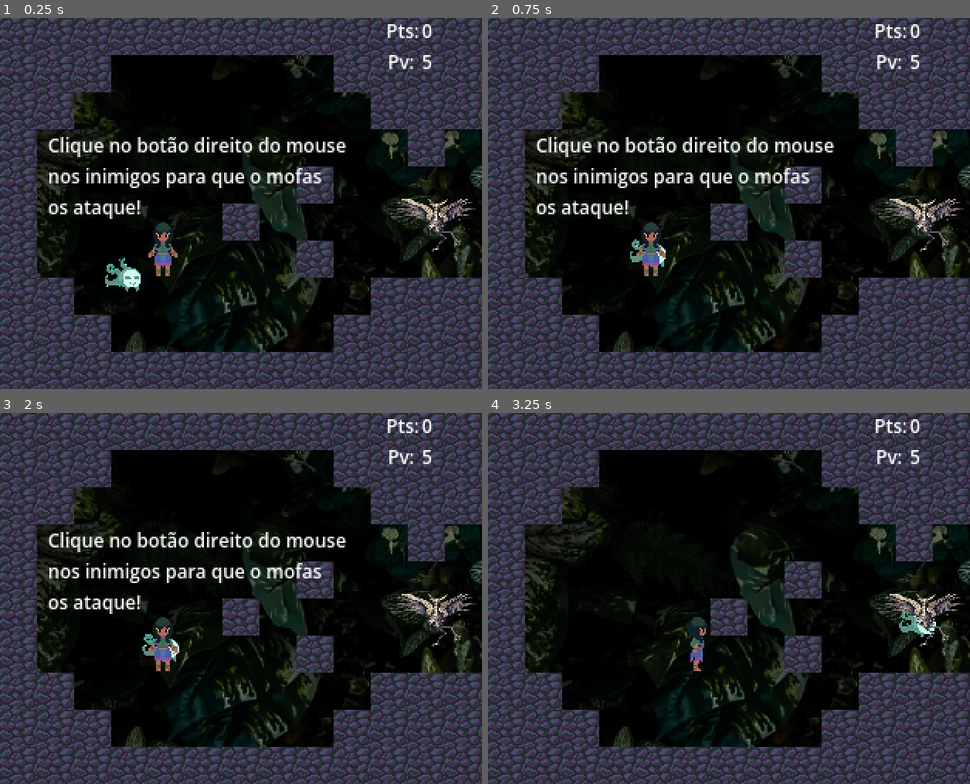
Above: before the commit, frames 1-4 (two rows, left to right).
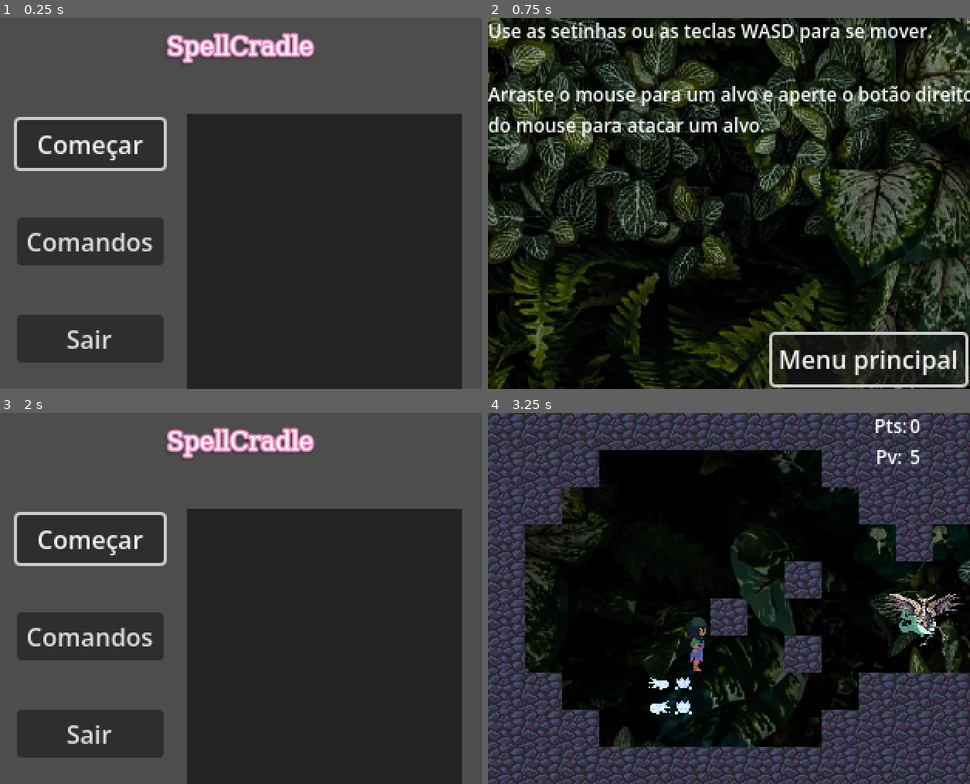
Above: after the commit, the same moments.

Repository: uRodolfo/FloripaWitches
Game: Godot game, scene res://Scenes/Menu.tscn
Two runs of this game, one before a commit and one after it. Both use one fixed random seed, a clock stepped at 60 frames per second and the inputs below. Before the commit the project starts from res://Scenes/main.tscn. The engine's default icon, where the game draws it, is replaced by a stand-in: a white triangle on a blue panel in a dark square.
Inputs (mouse positions are in pixels of both pictures, inside the frame that each line leads up to):
- Up to frame 1 (0.25 s): no input
- Up to frame 2 (0.75 s): click (579, 240) at 0.5 s, where only the run after the commit has a clickable "Comandos"
- Up to frame 3 (2 s): click (380, 754) at 1.25 s, where only the run after the commit has a clickable "Menu principal"
- Up to frame 4 (3.25 s): click (579, 539) at 2 s, where only the run after the commit has a clickable "Começar"; move the mouse to (926, 620) at 2.77 s; hold D (right) from 2.78 s (still down); hold Right mouse button (AttackMofas) from 2.78 s (still down); click (926, 620) at 2.92 s

The runs differ from the first frame. In frame 1, 80% of the frame differs, in the area x 0-100%, y 0-100%; in frame 2, 69%; in frame 3, 80%; in frame 4, 0.3%.

Commit message:
Menu principal e tela de comandos adicionada

Diff:
--- /dev/null
+++ b/Scenes/Menu.tscn
@@ -0,0 +1,78 @@
+[gd_scene format=3 uid="uid://c0ts1s8yu8dcc"]
+
+[ext_resource type="Script" uid="uid://doxqf5dpywdg5" path="res://Scenes/menu.gd" id="1_3kf3n"]
+
+[sub_resource type="FontFile" id="FontFile_beu5a"]
+cache/0/variation_coordinates = {}
+cache/0/face_index = 0
+cache/0/embolden = 0.0
+cache/0/transform = Transform2D(1, 0, 0, 1, 0, 0)
+cache/0/spacing_top = 0
+cache/0/spacing_bottom = 0
+cache/0/spacing_space = 0
+cache/0/spacing_glyph = 0
+cache/0/baseline_offset = 0.0
+cache/0/16/0/ascent = 0.0
+cache/0/16/0/descent = 0.0
+cache/0/16/0/underline_position = 0.0
+cache/0/16/0/underline_thickness = 0.0
+cache/0/16/0/scale = 1.0
+
+[sub_resource type="LabelSettings" id="LabelSettings_3kf3n"]
+font = SubResource("FontFile_beu5a")
+outline_size = 5
+outline_color = Color(0.93645453, 0.5644674, 0.78176683, 1)
+shadow_size = 8
+shadow_color = Color(0, 0, 0, 0.15686275)
+shadow_offset = Vector2(-0.68, 1)
+
+[node name="Control" type="Control" unique_id=522865940]
+layout_mode = 3
+anchors_preset = 15
+anchor_right = 1.0
+anchor_bottom = 1.0
+grow_horizontal = 2
+grow_vertical = 2
+script = ExtResource("1_3kf3n")
+
+[node name="CanvasLayer" type="CanvasLayer" parent="." unique_id=1130190824]
+
+[node name="ColorRect" type="ColorRect" parent="CanvasLayer" unique_id=541633541]
+offset_left = 121.0
+offset_top = 62.0
+offset_right = 299.0
+offset_bottom = 240.0
+color = Color(0.13682577, 0.13682574, 0.13682571, 1)
+
+[node name="VBoxContainer" type="VBoxContainer" parent="." unique_id=1527798418]
+layout_mode = 0
+offset_left = 11.0
+offset_top = 66.0
+offset_right = 106.0
+offset_bottom = 215.0
+theme_override_constants/separation = 32
+
+[node name="Começar" type="Button" parent="VBoxContainer" unique_id=1255797222]
+layout_mode = 2
+text = "Começar"
+
+[node name="Comandos" type="Button" parent="VBoxContainer" unique_id=1558177844]
+layout_mode = 2
+text = "Comandos
+"
+
+[node name="Sair" type="Button" parent="VBoxContainer" unique_id=1808423570]
+layout_mode = 2
+text = "Sair"
+
+[node name="Label" type="Label" parent="." unique_id=1798377758]
+layout_mode = 0
+offset_right = 312.0
+offset_bottom = 40.0
+text = "SpellCradle"
+label_settings = SubResource("LabelSettings_3kf3n")
+horizontal_alignment = 1
+vertical_alignment = 1
+
+[connection signal="button_down" from="VBoxContainer/Começar" to="." method="_on_começar_button_down"]
+[connection signal="button_down" from="VBoxContainer/Comandos" to="." method="_on_comandos_button_down"]
--- /dev/null
+++ b/Scenes/comandos.gd
@@ -0,0 +1,13 @@
+extends Control
+
+
+# Called when the node enters the scene tree for the first time.
+func _ready() -> void:
+
+	var start = $menu
+	start.grab_focus()
+
+
+func _on_menu_button_down() -> void:
+	get_tree().change_scene_to_file("res://Scenes/Menu.tscn")
+	pass # Replace with function body.
--- /dev/null
+++ b/Scenes/comandos.tscn
@@ -0,0 +1,52 @@
+[gd_scene format=3 uid="uid://btlpdyo7racx6"]
+
+[ext_resource type="Script" uid="uid://dxekvl244mabr" path="res://Scenes/comandos.gd" id="1_05umx"]
+[ext_resource type="Texture2D" uid="uid://c5u4vk8k5dm1u" path="res://Scripts/Design sem nome.png" id="2_2isdm"]
+
+[sub_resource type="LabelSettings" id="LabelSettings_2isdm"]
+font_size = 12
+
+[sub_resource type="LabelSettings" id="LabelSettings_myhll"]
+font_size = 12
+
+[node name="Control" type="Control" unique_id=1509207183]
+layout_mode = 3
+anchors_preset = 15
+anchor_right = 1.0
+anchor_bottom = 1.0
+grow_horizontal = 2
+grow_vertical = 2
+script = ExtResource("1_05umx")
+
+[node name="menu" type="Button" parent="." unique_id=147738879]
+layout_mode = 0
+offset_left = 184.0
+offset_top = 205.0
+offset_right = 309.0
+offset_bottom = 237.0
+text = "Menu principal"
+
+[node name="VBoxContainer" type="VBoxContainer" parent="." unique_id=258045540]
+layout_mode = 0
+offset_right = 40.0
+offset_bottom = 40.0
+
+[node name="Label" type="Label" parent="VBoxContainer" unique_id=2142480639]
+layout_mode = 2
+text = "Use as setinhas ou as teclas WASD para se mover.
+"
+label_settings = SubResource("LabelSettings_2isdm")
+
+[node name="Label2" type="Label" parent="VBoxContainer" unique_id=845409853]
+layout_mode = 2
+text = "Arraste o mouse para um alvo e aperte o botão direito
+do mouse para atacar um alvo."
+label_settings = SubResource("LabelSettings_myhll")
+
+[node name="DesignSemNome" type="Sprite2D" parent="." unique_id=609261333]
+z_index = -2
+position = Vector2(116, 300)
+scale = Vector2(0.59117645, 0.65692306)
+texture = ExtResource("2_2isdm")
+
+[connection signal="button_down" from="menu" to="." method="_on_menu_button_down"]
--- a/Scenes/main.tscn
+++ b/Scenes/main.tscn
@@ -13,6 +13,7 @@
 [ext_resource type="Texture2D" uid="uid://c5u4vk8k5dm1u" path="res://Scripts/Design sem nome.png" id="10_hptm8"]
 [ext_resource type="PackedScene" uid="uid://bpe2gj3fpufxp" path="res://Scenes/pergaminho.tscn" id="11_d1ilt"]
 [ext_resource type="Script" uid="uid://b1ai5tf62bvhd" path="res://Scenes/instrução_2.gd" id="11_fdnlq"]
+[ext_resource type="Texture2D" uid="uid://lkarde7d2uda" path="res://Assets/Sprites/Placeholders/mofas sprite sheet.png" id="12_h1bgf"]
 [ext_resource type="PackedScene" uid="uid://bicx7c323pqse" path="res://Scenes/pentagrama.tscn" id="14_jkdf5"]
 [ext_resource type="PackedScene" uid="uid://bundf0mxnfds4" path="res://Scenes/spawner.tscn" id="15_wsu2k"]
 [ext_resource type="Script" uid="uid://sgf1wkvbnibr" path="res://Resources/Scripts/enemy_stats.gd" id="16_k12tt"]
@@ -57,7 +58,7 @@
 
 func _process(delta: float) -> void:
 	if game_over and Input.is_action_just_pressed(\"restart\"):
-		get_tree().reload_current_scene()
+		get_tree().change_scene_to_file(\"res://Scenes/Menu.tscn\")
 
 "
 
@@ -222,6 +223,10 @@
 
 pressione \"O\" para reiniciar"
 
+[node name="MofasSpriteSheet" type="Sprite2D" parent="CanvasLayer/Control" unique_id=1328327299]
+position = Vector2(118, 183)
+texture = ExtResource("12_h1bgf")
+
 [node name="Pergaminho" parent="." unique_id=883931723 instance=ExtResource("11_d1ilt")]
 position = Vector2(682, 214)
 float_height = 2.6
--- /dev/null
+++ b/Scenes/menu.gd
@@ -0,0 +1,16 @@
+extends Control
+
+@onready var select: AudioStreamPlayer = $Select
+
+func _ready() -> void:
+	var start = $"VBoxContainer/Começar"
+	start.grab_focus()
+
+
+func _on_começar_button_down() -> void:
+	get_tree().change_scene_to_file("res://Scenes/main.tscn")
+
+
+func _on_comandos_button_down() -> void:
+	get_tree().change_scene_to_file("res://Scenes/comandos.tscn")
+	pass # Replace with function body.
--- a/project.godot
+++ b/project.godot
@@ -11,7 +11,7 @@
 [application]
 
 config/name="Floripa Witches"
-run/main_scene="uid://8o50nkobnbia"
+run/main_scene="uid://c0ts1s8yu8dcc"
 config/features=PackedStringArray("4.6", "Forward Plus")
 config/icon="res://Assets/Sprites/Placeholders/icon.svg"
 
Not shown, added: Scenes/comandos.gd.uid
Not shown, added: Scenes/menu.gd.uid
Not shown, added: Scenes/Menu.tscn8577765224.tmp
Not shown, added: Scenes/Menu.tscn8607866503.tmp
Not shown, added: Scenes/Menu.tscn8612794299.tmp
Not shown, added: Scenes/Menu.tscn8634660366.tmp
Not shown, added: Scenes/Menu.tscn8645200778.tmp
